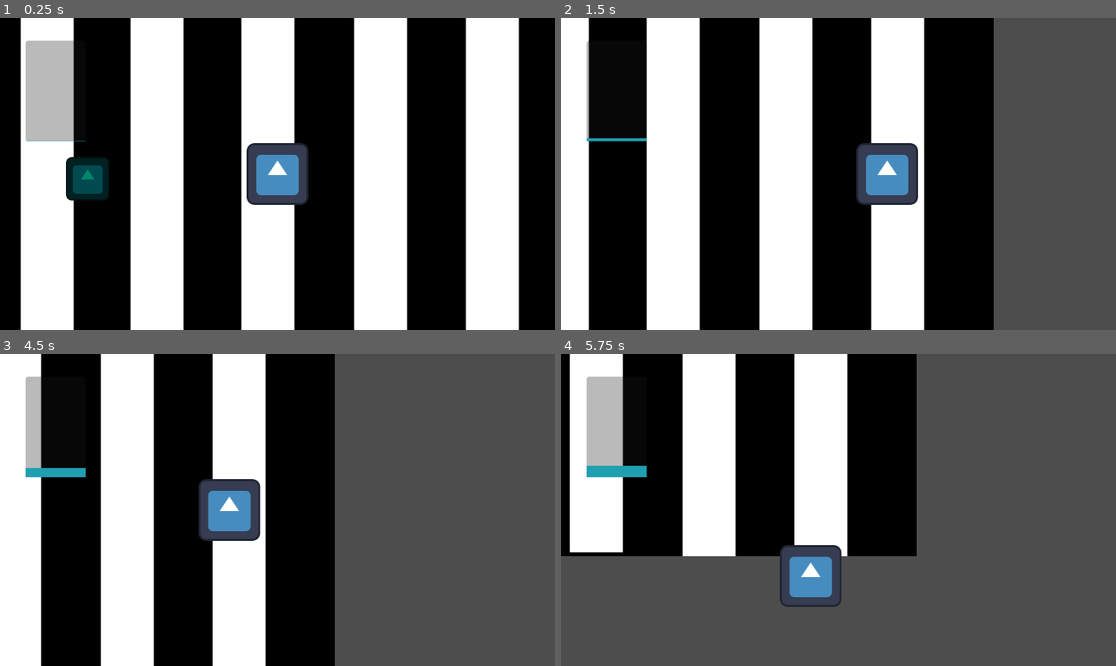
Above: before the commit, frames 1-4 (two rows, left to right).
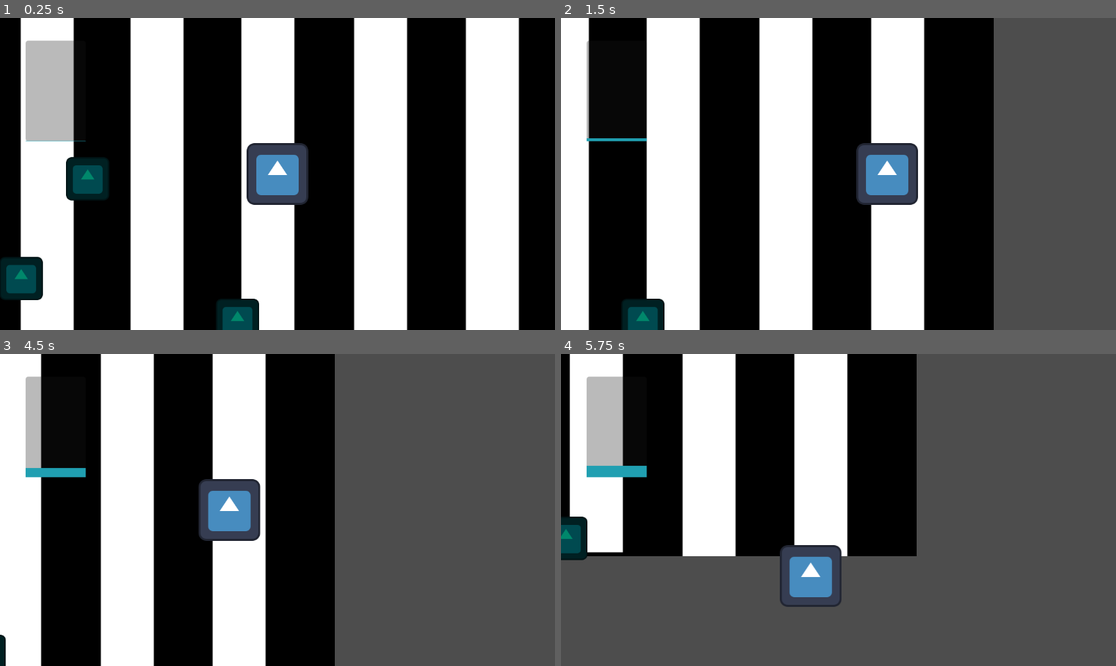
Above: after the commit, the same moments.

Repository: thisotherguyalso/KAILOG-Game
Game: Godot game, scene res://main.tscn
Same seed, same stepped clock (60 frames per second), same inputs: the game is played once before the commit and once after it. The engine's default icon, where the game draws it, is replaced by a stand-in: a white triangle on a blue panel in a dark square.
Inputs (mouse positions are in pixels of both pictures, inside the frame that each line leads up to):
- Up to frame 1 (0.25 s): no input
- Up to frame 2 (1.5 s): tap Enter at 0.5 s; move the mouse to (960, 158) at 0.52 s; hold Right (ui_right) 0.53-1.25 s; hold Shift (sprint) 0.53-1.25 s; click (960, 158) at 0.67 s; drag from (727, 189) to (810, 236) at 1.27 s
- Up to frame 3 (4.5 s): move the mouse to (333, 441) at 2.02 s; hold Right (ui_right) 2.03-2.75 s; hold Shift (sprint) 2.03-2.75 s; drag from (249, 572) to (111, 463) at 2.77 s; move the mouse to (444, 556) at 3.52 s; hold Left (ui_left) 3.53-4.25 s; hold Shift (sprint) 3.53-4.25 s; drag from (111, 463) to (194, 432) at 4.27 s
- Up to frame 4 (5.75 s): move the mouse to (866, 510) at 5.02 s; hold Down (ui_down) from 5.03 s (still down); hold Shift (sprint) from 5.03 s (still down); click (866, 510) at 5.17 s

The runs differ from the first frame. In frame 1, 1.7% of the frame differs, in the area x 0-47%, y 76-100%; in frame 2, 0.7%; in frame 3, 0.1%; in frame 4, 0.7%.

Commit message:
Added inventory system

Diff:
--- a/kailog-demo/Items/item.gd
+++ b/kailog-demo/Items/item.gd
@@ -2,3 +2,7 @@
 
 ## The name of the item.
 @export var item_name: String = ""
+## The icon of the item seen in the inventory
+@export var icon: Texture2D
+## The sprite of the item seen in the world
+@export var sprite: Texture2D
--- a/kailog-demo/Items/pickup_item.gd
+++ b/kailog-demo/Items/pickup_item.gd
@@ -2,6 +2,9 @@
 
 @export var item: Item
 
+## TODO: Give the player the item resource
+## TODO: Don't immediately give it. there should be a button that allows the player to chooose if theyre gonna get it or not
 func _on_body_entered(body: Player) -> void:
-	print("Trash Collected")
-	queue_free()
+	if body.inventory.add_item(item):
+		print("Trash Collected")
+		queue_free()
--- a/kailog-demo/Items/pickup_item.tscn
+++ b/kailog-demo/Items/pickup_item.tscn
@@ -8,6 +8,7 @@
 script = ExtResource("1_t2k4s")
 contents = "Water"
 item_name = "Bottle"
+icon = ExtResource("3_eaqdd")
 metadata/_custom_type_script = "uid://cq05cnjdmwdea"
 
 [sub_resource type="CircleShape2D" id="CircleShape2D_t2k4s"]
--- a/kailog-demo/Player/flood.gd
+++ b/kailog-demo/Player/flood.gd
@@ -1,26 +1,4 @@
-extends Control
+class_name PlayerUI extends Control
 
-@onready var flood_bar: ProgressBar = $ProgressBar
-
-# variables for the flood bar
-var flood: float = 0.0
-var max_flood: float = 100.0
-var flood_rate: float = 2.0
-
-func _ready() -> void:
-	update_flood_bar()
-
-func _process(delta: float) -> void:
-	if flood < max_flood:
-		flooding(delta)
-
-# updates the flood bar
-func update_flood_bar() -> void:
-	flood_bar.value = flood
-
-# increases the flood bar every second
-func flooding(delta) -> void:
-	flood += flood_rate * delta
-	flood = min(flood, max_flood)
-
-	update_flood_bar()
+@onready var flood_bar: ProgressBar = $FloodBar
+@onready var inventory_grid: InventoryGrid = $InventoryGrid
--- /dev/null
+++ b/kailog-demo/Player/flood_bar.gd
@@ -0,0 +1,24 @@
+extends ProgressBar
+
+# variables for the flood bar
+var flood: float = 0.0
+var max_flood: float = 100.0
+var flood_rate: float = 2.0
+
+func _ready() -> void:
+	update_flood_bar()
+
+func _process(delta: float) -> void:
+	if flood < max_flood:
+		flooding(delta)
+
+# updates the flood bar
+func update_flood_bar() -> void:
+	value = flood
+
+# increases the flood bar every second
+func flooding(delta) -> void:
+	flood += flood_rate * delta
+	flood = min(flood, max_flood)
+
+	update_flood_bar()
--- /dev/null
+++ b/kailog-demo/Player/inventory_component.gd
@@ -0,0 +1,23 @@
+class_name InventoryComponent extends Node
+
+@export var capacity: int = 5
+
+var player: Player
+var items: Array[Item] = []
+var money: float = 100.0
+
+func _ready():
+	player = owner
+
+func add_item(item: Item) -> bool:
+	if items.size() >= capacity:
+		return false
+	items.append(item)
+	player.ui.inventory_grid.refresh_inventory(items)
+	return true
+
+func remove_item(item: Item) -> void:
+	items.erase(item)
+
+func has_item(item: Item) -> bool:
+	return item in items
--- /dev/null
+++ b/kailog-demo/Player/inventory_grid.gd
@@ -0,0 +1,13 @@
+class_name InventoryGrid extends HBoxContainer
+
+func refresh_inventory(items: Array[Item]) -> void:
+	var slots = get_children()
+	for i in slots.size():
+		# clear slot first
+		for child in slots[i].get_children():
+			child.queue_free()
+		# fill if item exists
+		if i < items.size():
+			var tex_rect = TextureRect.new()
+			tex_rect.texture = items[i].icon
+			slots[i].add_child(tex_rect)
--- a/kailog-demo/Player/player.gd
+++ b/kailog-demo/Player/player.gd
@@ -1,3 +1,5 @@
 class_name Player extends CharacterBody2D
 
-@onready var movement_component = $MovementComponent
+@onready var movement: MovementComponent = $MovementComponent
+@onready var inventory: InventoryComponent = $InventoryComponent
+@onready var ui: PlayerUI = $"CanvasLayer/Player UI"
--- a/kailog-demo/Player/player.tscn
+++ b/kailog-demo/Player/player.tscn
@@ -4,6 +4,7 @@
 [ext_resource type="Texture2D" uid="uid://blpwy0wf60sa8" path="res://Sprite/icon.svg" id="1_v0iea"]
 [ext_resource type="PackedScene" uid="uid://brptlm60s6jo5" path="res://Player/player_ui.tscn" id="3_btcbx"]
 [ext_resource type="Script" uid="uid://dfju0tl5ha7qc" path="res://Player/movement_component.gd" id="4_gwnis"]
+[ext_resource type="Script" uid="uid://ca8wbfsruak5y" path="res://Player/inventory_component.gd" id="5_k53q1"]
 
 [sub_resource type="CircleShape2D" id="CircleShape2D_cvnsp"]
 radius = 60.0
@@ -34,3 +35,7 @@
 
 [node name="MovementComponent" type="Node" parent="." unique_id=1528758551]
 script = ExtResource("4_gwnis")
+
+[node name="InventoryComponent" type="Node" parent="." unique_id=1940238054]
+script = ExtResource("5_k53q1")
+capacity = null
--- a/kailog-demo/Player/player_ui.tscn
+++ b/kailog-demo/Player/player_ui.tscn
@@ -1,6 +1,8 @@
 [gd_scene format=3 uid="uid://brptlm60s6jo5"]
 
 [ext_resource type="Script" uid="uid://p7olyj7apuuu" path="res://Player/flood.gd" id="1_ohrjl"]
+[ext_resource type="Script" uid="uid://c5hn1x1ucwovq" path="res://Player/flood_bar.gd" id="2_6noqq"]
+[ext_resource type="Script" uid="uid://b0ou8di157j2c" path="res://Player/inventory_grid.gd" id="3_r1esw"]
 
 [sub_resource type="StyleBoxFlat" id="StyleBoxFlat_wviqb"]
 bg_color = Color(0.124262534, 0.624369, 0.69628596, 1)
@@ -14,7 +16,7 @@
 grow_vertical = 2
 script = ExtResource("1_ohrjl")
 
-[node name="ProgressBar" type="ProgressBar" parent="." unique_id=1650831132]
+[node name="FloodBar" type="ProgressBar" parent="." unique_id=1650831132]
 layout_mode = 0
 offset_left = 53.0
 offset_top = 47.0
@@ -23,3 +25,38 @@
 theme_override_styles/fill = SubResource("StyleBoxFlat_wviqb")
 fill_mode = 3
 show_percentage = false
+script = ExtResource("2_6noqq")
+
+[node name="InventoryGrid" type="HBoxContainer" parent="." unique_id=1844786044]
+layout_mode = 1
+anchors_preset = 7
+anchor_left = 0.5
+anchor_top = 1.0
+anchor_right = 0.5
+anchor_bottom = 1.0
+offset_left = -328.0
+offset_top = -128.0
+offset_right = 328.0
+grow_horizontal = 2
+grow_vertical = 0
+script = ExtResource("3_r1esw")
+
+[node name="Slot1" type="Control" parent="InventoryGrid" unique_id=1293077623]
+custom_minimum_size = Vector2(128, 128)
+layout_mode = 2
+
+[node name="Slot2" type="Control" parent="InventoryGrid" unique_id=1188983443]
+custom_minimum_size = Vector2(128, 128)
+layout_mode = 2
+
+[node name="Slot3" type="Control" parent="InventoryGrid" unique_id=1428141891]
+custom_minimum_size = Vector2(128, 128)
+layout_mode = 2
+
+[node name="Slot4" type="Control" parent="InventoryGrid" unique_id=1672368441]
+custom_minimum_size = Vector2(128, 128)
+layout_mode = 2
+
+[node name="Slot5" type="Control" parent="InventoryGrid" unique_id=1423393680]
+custom_minimum_size = Vector2(128, 128)
+layout_mode = 2
--- a/kailog-demo/main.tscn
+++ b/kailog-demo/main.tscn
@@ -14,3 +14,9 @@
 
 [node name="ItemContainer" parent="." unique_id=234542647 instance=ExtResource("4_1bvp3")]
 position = Vector2(-394, 10)
+
+[node name="ItemContainer2" parent="." unique_id=162863624 instance=ExtResource("4_1bvp3")]
+position = Vector2(-532, 217)
+
+[node name="ItemContainer3" parent="." unique_id=1560730913 instance=ExtResource("4_1bvp3")]
+position = Vector2(-83, 304)
Not shown, added: kailog-demo/Player/flood_bar.gd.uid
Not shown, added: kailog-demo/Player/inventory_component.gd.uid
Not shown, added: kailog-demo/Player/inventory_grid.gd.uid
